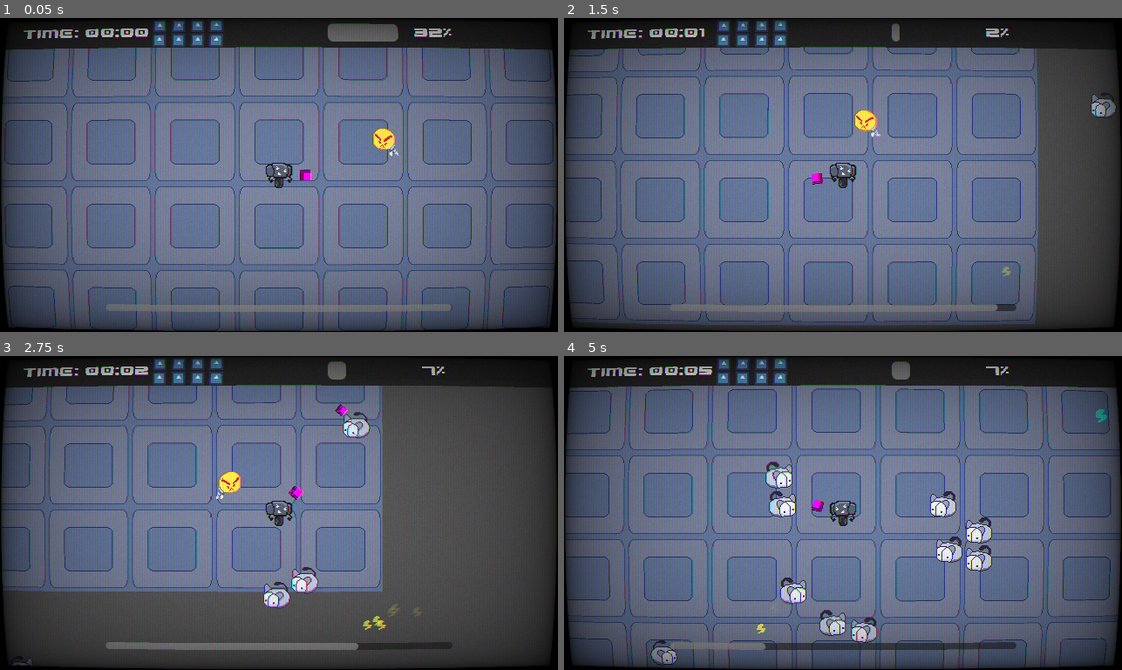
Above: before the commit, frames 1-4 (two rows, left to right).
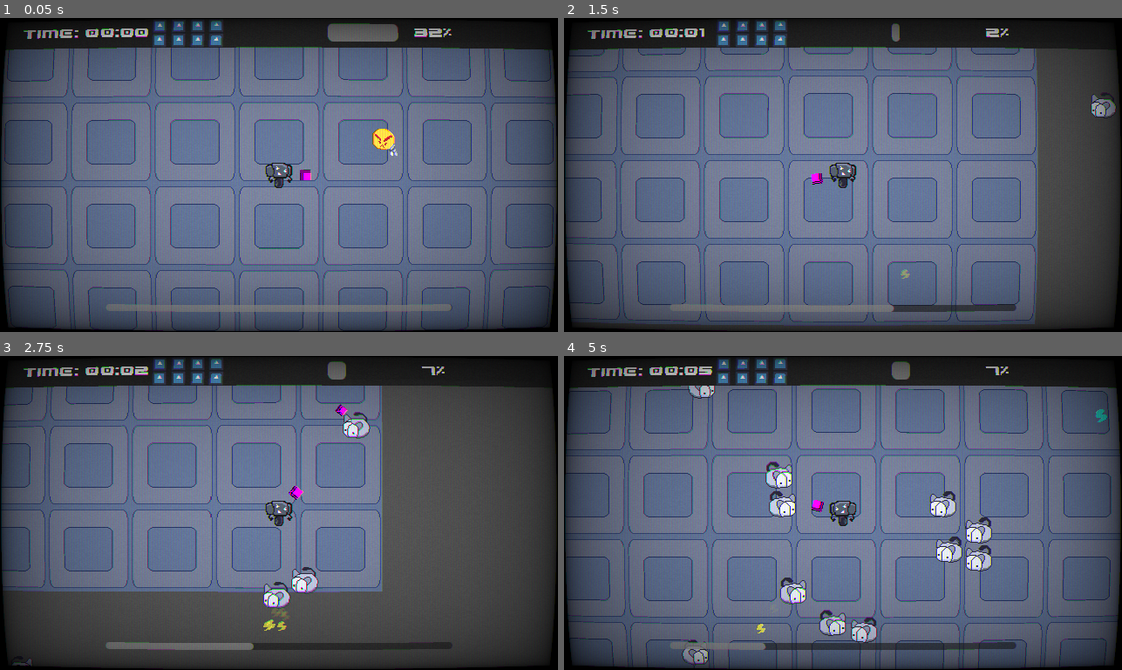
Above: after the commit, the same moments.

Repository: kinghos/GMTK-Game-Jam-2026
Game: Godot game, scene res://scenes/level/level.tscn
Same seed, same stepped clock (60 frames per second), same inputs: the game is played once before the commit and once after it. The engine's default icon, where the game draws it, is replaced by a stand-in: a white triangle on a blue panel in a dark square.
Inputs (mouse positions are in pixels of both pictures, inside the frame that each line leads up to):
- Up to frame 1 (0.05 s): no input
- Up to frame 2 (1.5 s): move the mouse to (965, 159) at 0.52 s; hold D (Right) 0.53-1.28 s; right-click (965, 159) at 0.6 s; move the mouse to (731, 190) at 1.27 s; hold S (Down) from 1.28 s (still down); right-click (731, 190) at 1.35 s
- Up to frame 3 (2.75 s): move the mouse to (334, 443) at 2.02 s; release S (Down) at 2.03 s; press the mouse at (334, 443) at 2.03 s; hold D (Right) from 2.03 s (still down); right-click (334, 443) at 2.3 s
- Up to frame 4 (5 s): move the mouse to (815, 575) at 2.77 s; release D (Right) at 2.78 s; release the mouse at (815, 575) at 2.78 s; hold W (Up) 2.78-3.53 s; tap Shift (Sprint) at 2.85 s; right-click (815, 575) at 3.05 s; move the mouse to (1010, 560) at 3.52 s; hold A (Left) from 3.53 s (still down); right-click (1010, 560) at 3.6 s; move the mouse to (675, 465) at 4.27 s; right-click (675, 465) at 4.35 s

The runs differ from the first frame. In frame 1, less than 0.1% of the frame differs, in the area x 67-72%, y 41-44%; in frame 2, 0.7%; in frame 3, 0.9%, in the area x 38-72%, y 36-94%; in frame 4, 0.7%.

Commit message:
textures + overlay fixes

Diff:
--- /dev/null
+++ b/assets/sprites/SMPTE_Color_Bars.svg
@@ -0,0 +1 @@
+<svg xmlns="http://www.w3.org/2000/svg" width="672" height="504"><path fill="#131313" d="M0 0h672v504H0z"/><path fill="silver" d="M0 0h96v336H0z"/><path fill="#c0c000" d="M96 0v336h96V0z"/><path fill="#00c0c0" d="M192 0v336h96V0z"/><path fill="#00c000" d="M288 0v336h96V0z"/><path fill="#c000c0" d="M384 0v336h96V0z"/><path fill="#c00000" d="M480 0v336h96V0z"/><path fill="#0000c0" d="M576 0v336h96V0zM0 336h96v42H0z"/><path fill="#c000c0" d="M192 336h96v42H192z"/><path fill="#00c0c0" d="M384 336h96v42H384z"/><path fill="silver" d="M576 336h96v42H576z"/><path fill="#00214c" d="M0 378h120v126H0z"/><path fill="#fff" d="M120 378h120v126H120z"/><path fill="#32006a" d="M240 378h120v126H240z"/><path fill="#090909" d="M480 378h32v126H480z"/><path fill="#1d1d1d" d="M544 378h32v126H544z"/></svg>
--- a/globals/Globals.gd
+++ b/globals/Globals.gd
@@ -23,7 +23,9 @@
 	POWERUPS.BULLETSPEED: 0,
 	POWERUPS.ENERGYPACK: 0,
 	POWERUPS.BLAST: 0,
-	POWERUPS.MOVESPEED: 0,
+	POWERUPS.MOVESPEED: 0
+}
+var weapon_upgrade_counts = {
 	POWERUPS.SHOTGUNSPREAD: 0,
 	POWERUPS.SHOTGUNBULLETS: 0,
 	POWERUPS.RIFLEPIERCE: 0,
--- a/scenes/enemies/lightbomb.tscn
+++ b/scenes/enemies/lightbomb.tscn
@@ -6,60 +6,78 @@
 [ext_resource type="Texture2D" uid="uid://cw3kebnpb8n63" path="res://assets/sprites/explosion.png" id="4_kbc8m"]
 [ext_resource type="AudioStream" uid="uid://ec7i0m11focs" path="res://assets/audio/deltarune-explosion.mp3" id="5_rpfdf"]
 
-[sub_resource type="AtlasTexture" id="AtlasTexture_c2wah"]
+[sub_resource type="AtlasTexture" id="AtlasTexture_rpfdf"]
 atlas = ExtResource("2_w7kay")
 region = Rect2(0, 0, 32, 32)
 
-[sub_resource type="AtlasTexture" id="AtlasTexture_kbc8m"]
+[sub_resource type="AtlasTexture" id="AtlasTexture_jvpq2"]
 atlas = ExtResource("2_w7kay")
 region = Rect2(32, 0, 32, 32)
 
-[sub_resource type="AtlasTexture" id="AtlasTexture_rpfdf"]
+[sub_resource type="AtlasTexture" id="AtlasTexture_p3w7u"]
 atlas = ExtResource("2_w7kay")
 region = Rect2(64, 0, 32, 32)
 
-[sub_resource type="AtlasTexture" id="AtlasTexture_jvpq2"]
+[sub_resource type="AtlasTexture" id="AtlasTexture_1058s"]
 atlas = ExtResource("2_w7kay")
 region = Rect2(96, 0, 32, 32)
 
-[sub_resource type="AtlasTexture" id="AtlasTexture_p3w7u"]
+[sub_resource type="AtlasTexture" id="AtlasTexture_yir1u"]
 atlas = ExtResource("2_w7kay")
 region = Rect2(128, 0, 32, 32)
 
-[sub_resource type="AtlasTexture" id="AtlasTexture_1058s"]
+[sub_resource type="AtlasTexture" id="AtlasTexture_bl2sq"]
 atlas = ExtResource("2_w7kay")
 region = Rect2(160, 0, 32, 32)
 
-[sub_resource type="AtlasTexture" id="AtlasTexture_yir1u"]
+[sub_resource type="AtlasTexture" id="AtlasTexture_enqrq"]
 atlas = ExtResource("2_w7kay")
 region = Rect2(192, 0, 32, 32)
 
-[sub_resource type="AtlasTexture" id="AtlasTexture_bl2sq"]
+[sub_resource type="AtlasTexture" id="AtlasTexture_su82a"]
 atlas = ExtResource("2_w7kay")
 region = Rect2(224, 0, 32, 32)
 
-[sub_resource type="AtlasTexture" id="AtlasTexture_enqrq"]
+[sub_resource type="AtlasTexture" id="AtlasTexture_tyeri"]
 atlas = ExtResource("2_w7kay")
 region = Rect2(256, 0, 32, 32)
 
-[sub_resource type="AtlasTexture" id="AtlasTexture_su82a"]
+[sub_resource type="AtlasTexture" id="AtlasTexture_dtkyv"]
 atlas = ExtResource("2_w7kay")
 region = Rect2(288, 0, 32, 32)
 
-[sub_resource type="AtlasTexture" id="AtlasTexture_tyeri"]
+[sub_resource type="AtlasTexture" id="AtlasTexture_siunu"]
 atlas = ExtResource("2_w7kay")
 region = Rect2(320, 0, 32, 32)
+
+[sub_resource type="AtlasTexture" id="AtlasTexture_gyxfe"]
+atlas = ExtResource("2_w7kay")
+region = Rect2(352, 0, 32, 32)
+
+[sub_resource type="AtlasTexture" id="AtlasTexture_s1v5k"]
+atlas = ExtResource("2_w7kay")
+region = Rect2(384, 0, 32, 32)
+
+[sub_resource type="AtlasTexture" id="AtlasTexture_puqvy"]
+atlas = ExtResource("2_w7kay")
+region = Rect2(416, 0, 32, 32)
+
+[sub_resource type="AtlasTexture" id="AtlasTexture_weplb"]
+atlas = ExtResource("2_w7kay")
+region = Rect2(448, 0, 32, 32)
+
+[sub_resource type="AtlasTexture" id="AtlasTexture_ykuxw"]
+atlas = ExtResource("2_w7kay")
+region = Rect2(480, 0, 32, 32)
+
+[sub_resource type="AtlasTexture" id="AtlasTexture_6o2g4"]
+atlas = ExtResource("2_w7kay")
+region = Rect2(512, 0, 32, 32)
 
 [sub_resource type="SpriteFrames" id="SpriteFrames_c2wah"]
 animations = [{
 "frames": [{
 "duration": 1.0,
-"texture": SubResource("AtlasTexture_c2wah")
-}, {
-"duration": 1.0,
-"texture": SubResource("AtlasTexture_kbc8m")
-}, {
-"duration": 1.0,
 "texture": SubResource("AtlasTexture_rpfdf")
 }, {
 "duration": 1.0,
@@ -85,6 +103,30 @@
 }, {
 "duration": 1.0,
 "texture": SubResource("AtlasTexture_tyeri")
+}, {
+"duration": 1.0,
+"texture": SubResource("AtlasTexture_dtkyv")
+}, {
+"duration": 1.0,
+"texture": SubResource("AtlasTexture_siunu")
+}, {
+"duration": 1.0,
+"texture": SubResource("AtlasTexture_gyxfe")
+}, {
+"duration": 1.0,
+"texture": SubResource("AtlasTexture_s1v5k")
+}, {
+"duration": 1.0,
+"texture": SubResource("AtlasTexture_puqvy")
+}, {
+"duration": 1.0,
+"texture": SubResource("AtlasTexture_weplb")
+}, {
+"duration": 1.0,
+"texture": SubResource("AtlasTexture_ykuxw")
+}, {
+"duration": 1.0,
+"texture": SubResource("AtlasTexture_6o2g4")
 }],
 "loop": 1,
 "name": &"run",
@@ -224,7 +266,7 @@
 sprite_frames = SubResource("SpriteFrames_c2wah")
 animation = &"run"
 autoplay = "run"
-frame_progress = 0.76641977
+frame_progress = 0.23285523
 
 [node name="ExplosionSprite" type="AnimatedSprite2D" parent="." index="4" unique_id=875309463]
 visible = false
--- a/scenes/hud/overlay.gd
+++ b/scenes/hud/overlay.gd
@@ -4,3 +4,9 @@
 
 func _on_hud_show_powerups() -> void:
 	animation_player.play("powerups")
+
+
+func _on_powerup_pressed(button_num: int) -> void:
+	animation_player.play("fade")
+	await animation_player.animation_finished
+	get_tree().paused = false
--- a/scenes/hud/overlay.tscn
+++ b/scenes/hud/overlay.tscn
@@ -52,6 +52,47 @@
 "transitions": PackedFloat32Array(1),
 "update": 0,
 "values": [Color(1, 1, 1, 1)]
+}
+tracks/4/type = "value"
+tracks/4/imported = false
+tracks/4/enabled = true
+tracks/4/path = NodePath(".:modulate")
+tracks/4/interp = 1
+tracks/4/loop_wrap = true
+tracks/4/keys = {
+"times": PackedFloat32Array(0),
+"transitions": PackedFloat32Array(1),
+"update": 0,
+"values": [Color(1, 1, 1, 1)]
+}
+
+[sub_resource type="Animation" id="Animation_vhxij"]
+resource_name = "fade"
+length = 0.5
+step = 0.1
+tracks/0/type = "value"
+tracks/0/imported = false
+tracks/0/enabled = true
+tracks/0/path = NodePath(".:modulate")
+tracks/0/interp = 1
+tracks/0/loop_wrap = true
+tracks/0/keys = {
+"times": PackedFloat32Array(0, 0.5),
+"transitions": PackedFloat32Array(0.6372803, 2.143547),
+"update": 0,
+"values": [Color(1, 1, 1, 1), Color(1, 1, 1, 0)]
+}
+tracks/1/type = "value"
+tracks/1/imported = false
+tracks/1/enabled = true
+tracks/1/path = NodePath(".:visible")
+tracks/1/interp = 1
+tracks/1/loop_wrap = true
+tracks/1/keys = {
+"times": PackedFloat32Array(0.5),
+"transitions": PackedFloat32Array(1),
+"update": 1,
+"values": [false]
 }
 
 [sub_resource type="Animation" id="Animation_mgtrf"]
@@ -110,6 +151,7 @@
 [sub_resource type="AnimationLibrary" id="AnimationLibrary_vhxij"]
 _data = {
 &"RESET": SubResource("Animation_0bx4p"),
+&"fade": SubResource("Animation_vhxij"),
 &"powerups": SubResource("Animation_mgtrf")
 }
 
@@ -122,7 +164,7 @@
 anchors_preset = 10
 anchor_right = 1.0
 grow_horizontal = 2
-color = Color(0.3403393, 0.34033933, 0.3403393, 1)
+color = Color(0.57700837, 0.5770084, 0.57700837, 1)
 
 [node name="SelectLabel" type="Label" parent="PowerupScreen" unique_id=291988021]
 layout_mode = 1
@@ -257,3 +299,7 @@
 
 [node name="AnimationPlayer" type="AnimationPlayer" parent="PowerupScreen" unique_id=2062139556]
 libraries/ = SubResource("AnimationLibrary_vhxij")
+
+[connection signal="pressed" from="PowerupScreen/PowerupsMenu/Options/Option1" to="." method="_on_powerup_pressed" binds= [0]]
+[connection signal="pressed" from="PowerupScreen/PowerupsMenu/Options/Option2" to="." method="_on_powerup_pressed" binds= [1]]
+[connection signal="pressed" from="PowerupScreen/PowerupsMenu/Options/Option3" to="." method="_on_powerup_pressed" binds= [2]]
--- a/scenes/player/player.gd
+++ b/scenes/player/player.gd
@@ -114,7 +114,7 @@
 	charge += energy_gained
 
 func blast():
-	if blast_timer.is_stopped():
+	if blast_timer.is_stopped() and Globals.powerup_counts[Globals.POWERUPS.BLAST] > 0:
 		print("kablow!")
 		blast_timer.start()
 		blast_particles.emitting = true
Not shown, added: assets/sprites/SMPTE_Color_Bars.svg.import
Binary file added: assets/sprites/powerups/attackspeed.png
Not shown, added: assets/sprites/powerups/attackspeed.png.import
Binary file added: assets/sprites/powerups/bulletdmg.png
Not shown, added: assets/sprites/powerups/bulletdmg.png.import
Binary file added: assets/sprites/powerups/bulletspeed.png
Not shown, added: assets/sprites/powerups/bulletspeed.png.import
Binary file added: assets/sprites/powerups/energypack.png
Not shown, added: assets/sprites/powerups/energypack.png.import
